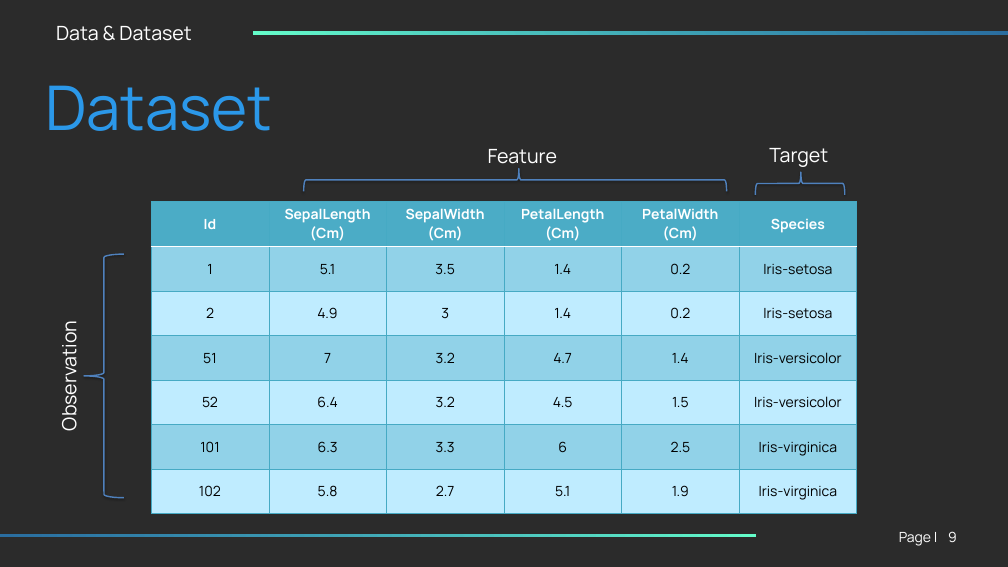
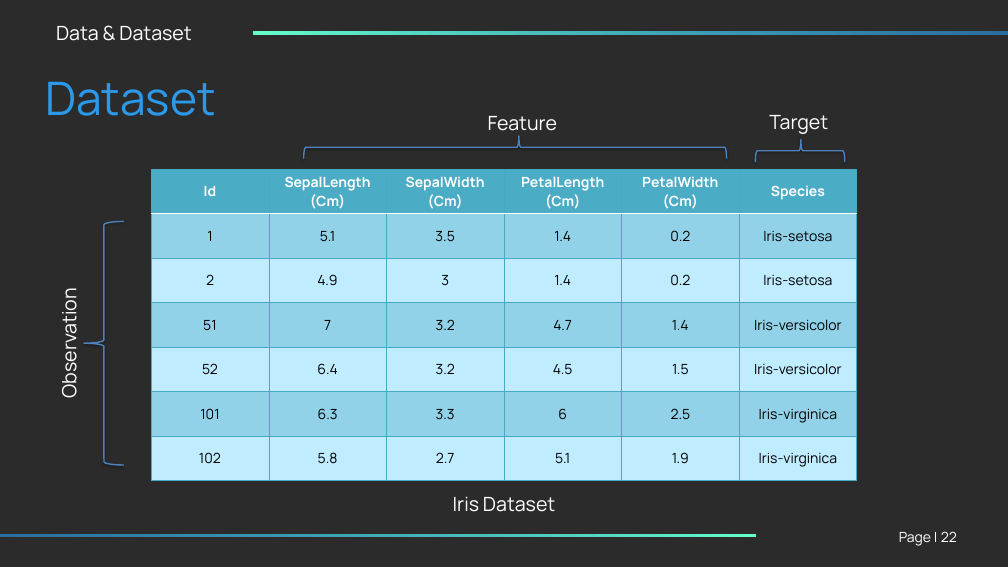
Before and after one commit to KMINDS-Org/INFERENCE-ITERATION-1-, a slide deck: slide 22 of Lvl1_1_ML_Starter_Pack/Class_1/Lvl_1_ML_Starter_Pack_Class_1.pptx (slide 9 before the commit). Drawn at 1008x567 pixels with LibreOffice and Linux fonts; fonts in the diff are those of the drawing; background and template pictures are left out; a plain dark background stands for a picture behind light text. Boxes give left, top, right and bottom in pixels: in the first picture for what was removed or moved away, otherwise in the second. Text is boxed around its words. In the diff, an @@ line names an element or a change of style, - is before the commit and + after.

```diff
--- a/Lvl1_1_ML_Starter_Pack/Class_1/Lvl_1_ML_Starter_Pack_Class_1.pptx
+++ b/Lvl1_1_ML_Starter_Pack/Class_1/Lvl_1_ML_Starter_Pack_Class_1.pptx
@@ text "Dataset" at (x1=45, y1=81, x2=215, y2=116): size 88 to 66 pt @@
@@ left brace moved from (x1=304, y1=168, x2=727, y2=191) to (x1=304, y1=136, x2=727, y2=159) @@
@@ 3 texts, 2 left braces, 1 table moved together from (x1=55, y1=148, x2=856, y2=513) to (x1=55, y1=115, x2=856, y2=480) @@
@@ text added at (x1=453, y1=496, x2=555, y2=512), 28 pt, text #FFFFFF @@
+Iris Dataset
@@ page number at (x1=941, y1=531, x2=957, y2=542): text changed @@
-9
+22
```
Also in this commit, not shown: 14 other slides changed, 31 slides added, 1 other file.
